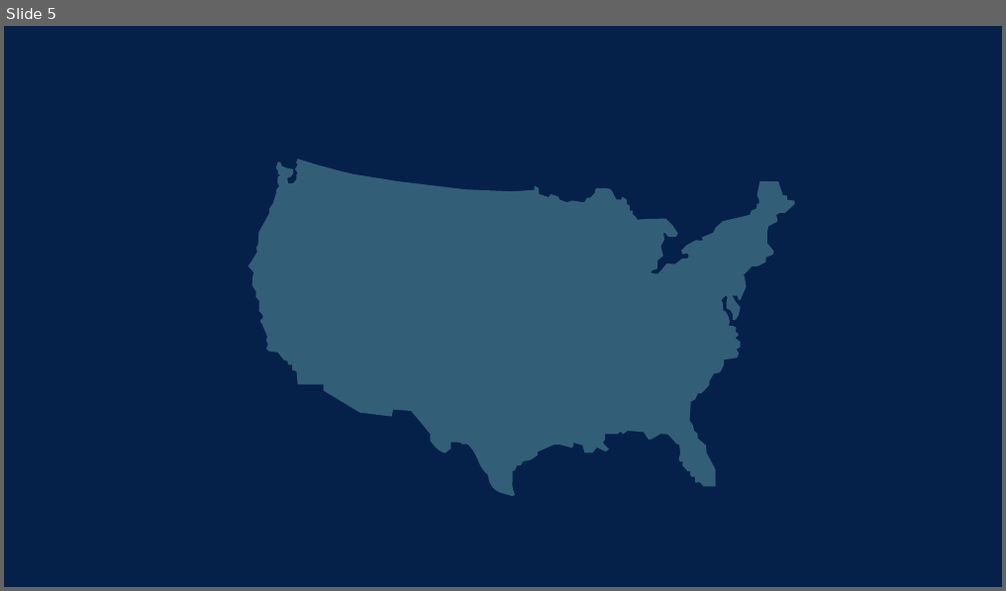
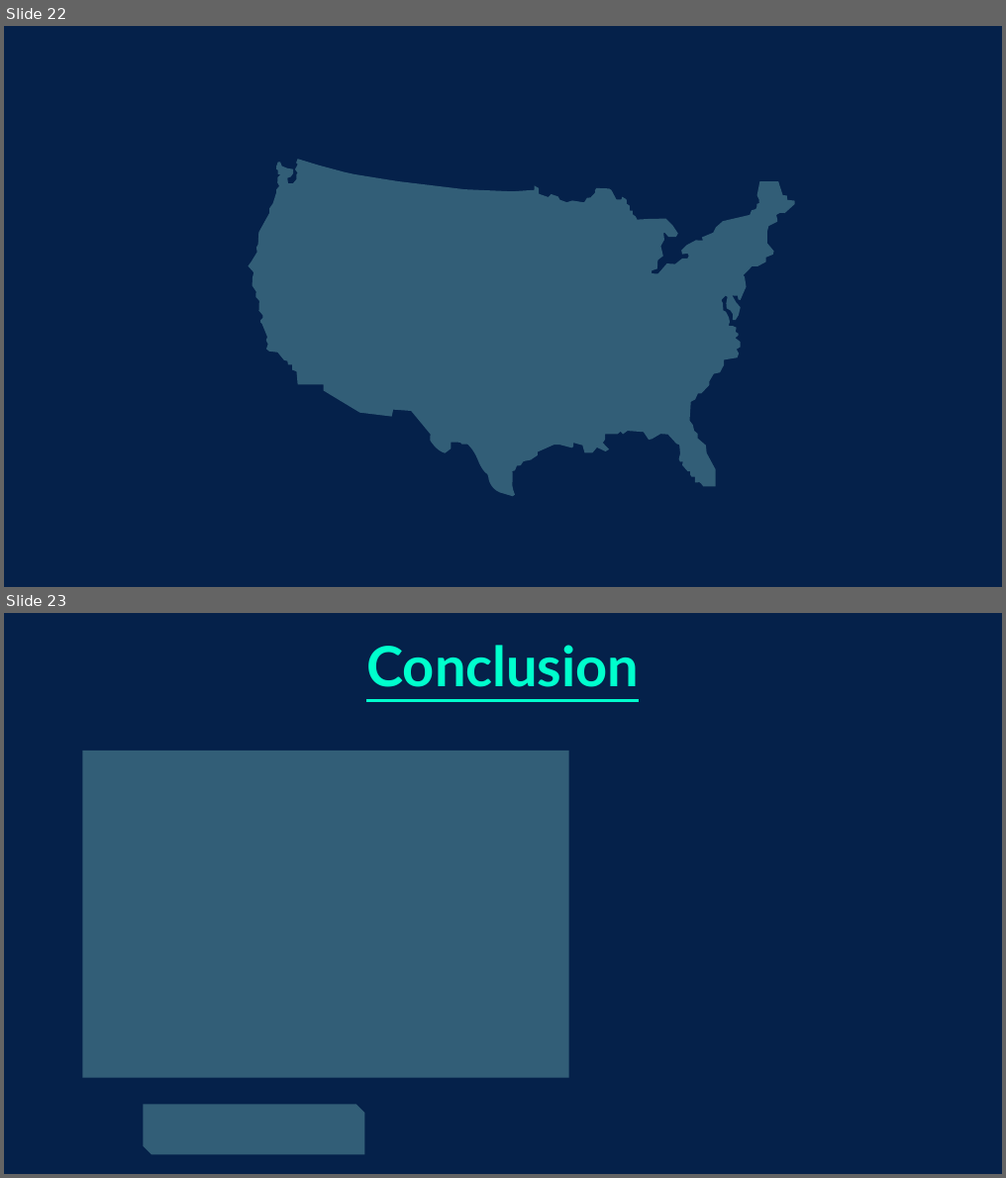
Before and after one commit to boohooo/AirBnB, a slide deck: PPT/AirBB Recommender.pptx. Shown one above the other, each under a label of ours: slide 5 before the commit, slides 22 and 23 after it. The pictures are 1006x591 and 1006x1178 pixels, drawn with LibreOffice and Linux fonts; fonts in the diff are those of the drawing; background and template pictures are left out. Boxes give left, top, right and bottom in pixels: in the first picture for what was removed or moved away, otherwise in the second. Text is boxed around its words. In the diff, an @@ line names an element or a change of style, - is before the commit and + after.

```diff
--- a/PPT/AirBB Recommender.pptx
+++ b/PPT/AirBB Recommender.pptx
@@ slide 23 added at bbox=[4, 613, 1002, 1174], background picture (left out) @@
@@ title added at bbox=[366, 645, 639, 687], 40 pt, text #00FFCD, bold, underline @@
+Conclusion
@@ snip diag rect added at bbox=[83, 751, 569, 1078], fill #AAFFEE at 28% opacity @@
@@ snip diag rect added at bbox=[143, 1104, 364, 1155], fill #AAFFEE at 28% opacity @@
@@ what was slide 5 is now slide 22 @@
```
Also in this commit, not shown: 2 slides changed, 19 other slides added, 1 slide removed.
